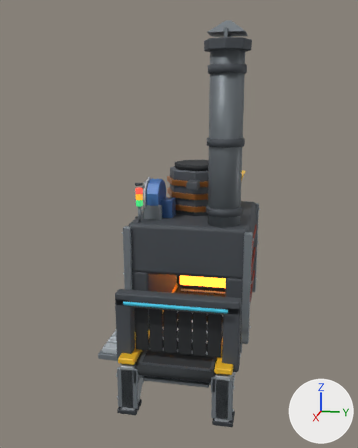
One commit to the glTF model fieldworks-machines/models/fw_smelter.glb: the scene before it, then after it.
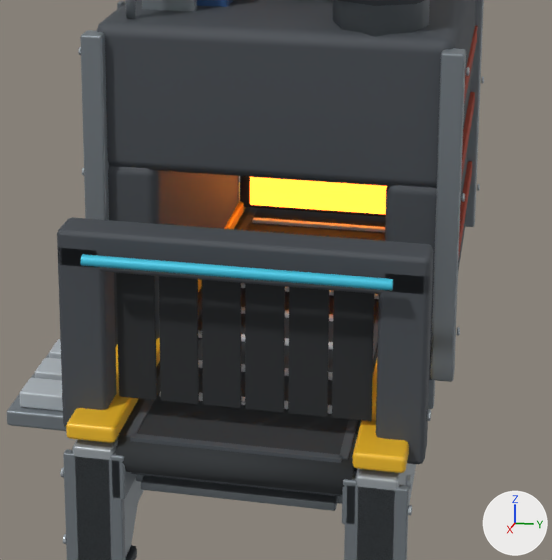
There are two pictures of each version: one whole from a camera (50 mm lens) standing at (5.4, 0.89, 3.04) and looking at (0.06, -0.18, 1.71), one close up on the part from 27% to 79% of the width and 48% to 90% of the height. The lights are fixed; the arrows at lower right show +X, +Y and +Z. The older version's two pictures come first. Where no turn or scale is listed for an object, it has been applied to the vertices.

Names of what the first close-up shows: 'belt', 'block.035', 'block.036', 'block.037', 'block.038', 'block.039', 'block.042', 'block.043', 'block.044', 'block.046', 'block.056', 'cyl.002' and 45 more.
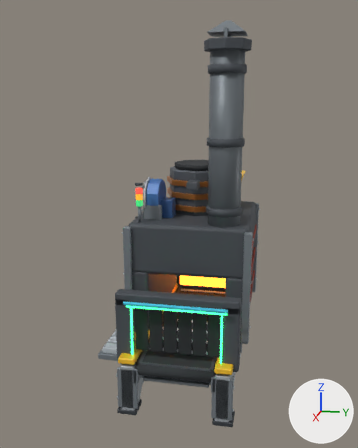
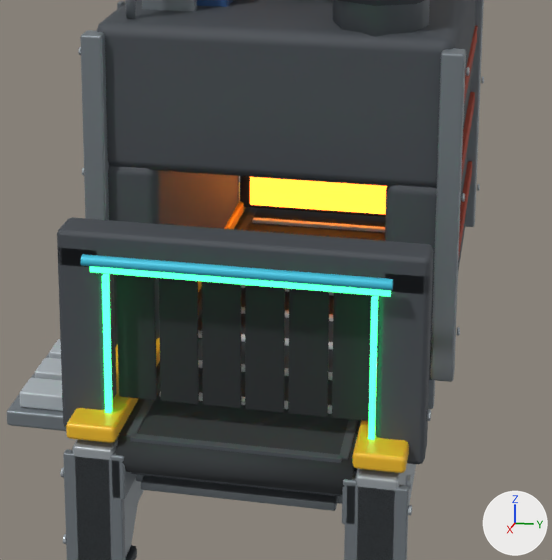
The change, as a list of edits to the scene's bpy script:
```text
Add mat_39f08a_e:
    mat_39f08a_e = principled_material('#39f08a_e')
    mat_39f08a_e.base_color = (0.0409, 0.871, 0.254)  # green #39f08a
    mat_39f08a_e.roughness = 0.4
    mat_39f08a_e.emission_color = (0.047, 1.0, 0.292)  # green #3dff93
    mat_39f08a_e.emission_strength = 2.788
Add me_cube_041_1:
    me_cube_041_1.from_pydata(...)  # a box spanning x 1.086..1.106, y 0.43..0.45, z 0.58..1.1
    me_cube_041_1.materials.append(mat_39f08a_e)  # green #39f08a, glowing green #3dff93
Add me_cube_040_1:
    me_cube_040_1.from_pydata(...)  # a box spanning x 1.086..1.106, y -0.45..-0.43, z 0.58..1.1
    me_cube_040_1.materials.append(mat_39f08a_e)  # green #39f08a, glowing green #3dff93
Add me_cube_039_1:
    me_cube_039_1.from_pydata(...)  # a box spanning x 1.086..1.106, y -0.49..0.49, z 1.11..1.13
    me_cube_039_1.materials.append(mat_39f08a_e)  # green #39f08a, glowing green #3dff93
Add ob_led_003:
    ob_led_003 = bpy.data.objects.new('led.003', me_cube_041_1)
    ob_led_003.location = (0.0, 0.0, 0.0)
Add ob_led_002:
    ob_led_002 = bpy.data.objects.new('led.002', me_cube_040_1)
    ob_led_002.location = (0.0, 0.0, 0.0)
Add ob_led_001:
    ob_led_001 = bpy.data.objects.new('led.001', me_cube_039_1)
    ob_led_001.location = (0.0, 0.0, 0.0)
```

Location of each change, (x1, y1, x2, y2) in pixels of the close-ups (552 x 560 px):
'led.001', added (green): after (90, 266, 391, 297)
'led.002', added (green): after (102, 274, 113, 413)
'led.003', added (green): after (368, 296, 378, 440)
